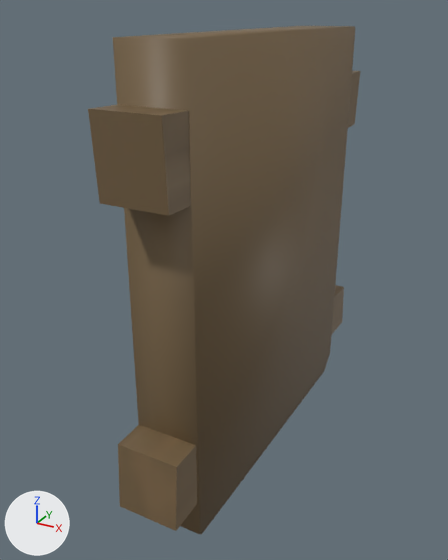
The FBX model Assets/Stylized_Egypt/Meshes/building/SM_wooden_window_03.fbx, before and after one commit.
Before and after are seen from a camera (50 mm lens) standing at (0.431, -1.025, 0.438) and looking at (-0.106, -0.048, -0.051). The axes (+X, +Y, +Z) are drawn at lower left. The lights are the same throughout. Where no turn or scale is listed for an object, it has been applied to the vertices.

Names of what the first picture shows: 'SM_wooden_window_03', 'SM_wooden_window_03_ConvexHulls'.
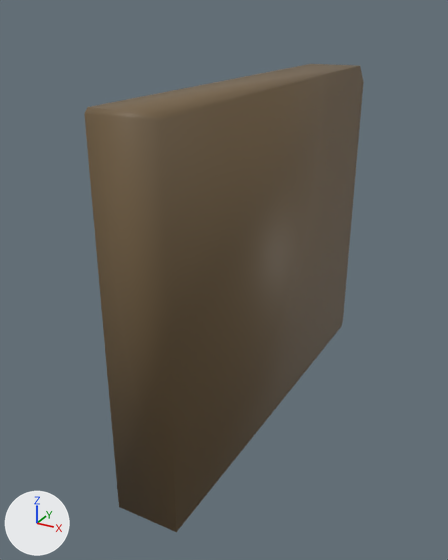
Boxes [x1, y1, x2, y2] around the edits, measured in the pictures (448 x 560 px):
'SM_wooden_window_03_ConvexHulls', moved, rescaled (16% wider, 8% shorter): before [113, 26, 355, 534]; after [84, 64, 364, 532]
'SM_wooden_window_03', unchanged, covered by the edit: before [88, 71, 360, 531]

The change, as a diff of the scene's bpy script:
```diff
--- a/Assets/Stylized_Egypt/Meshes/building/SM_wooden_window_03.fbx.py
+++ b/Assets/Stylized_Egypt/Meshes/building/SM_wooden_window_03.fbx.py
@@ ob_sm_wooden_window_03_convexhulls @@
 ob_sm_wooden_window_03_convexhulls = bpy.data.objects.new('SM_wooden_window_03_ConvexHulls', me_sm_wooden_window_03_convexhulls)
+ob_sm_wooden_window_03_convexhulls.parent = ob_sm_wooden_window_177
 ob_sm_wooden_window_03_convexhulls.location = (0.0, 0.0, 0.0)
-ob_sm_wooden_window_03_convexhulls.scale = (0.01, 0.01, 0.01)
@@ ob_sm_wooden_window_177 @@
+ob_sm_wooden_window_177 = bpy.data.objects.new('SM_wooden_window_177', None)
+ob_sm_wooden_window_177.location = (0.0, 0.0, 0.0)
+ob_sm_wooden_window_177.rotation_euler = (1.571, 0.0, 0.0)  # degrees (90, 0, 0)
+ob_sm_wooden_window_177.scale = (0.01, 0.01, 0.01)
```
